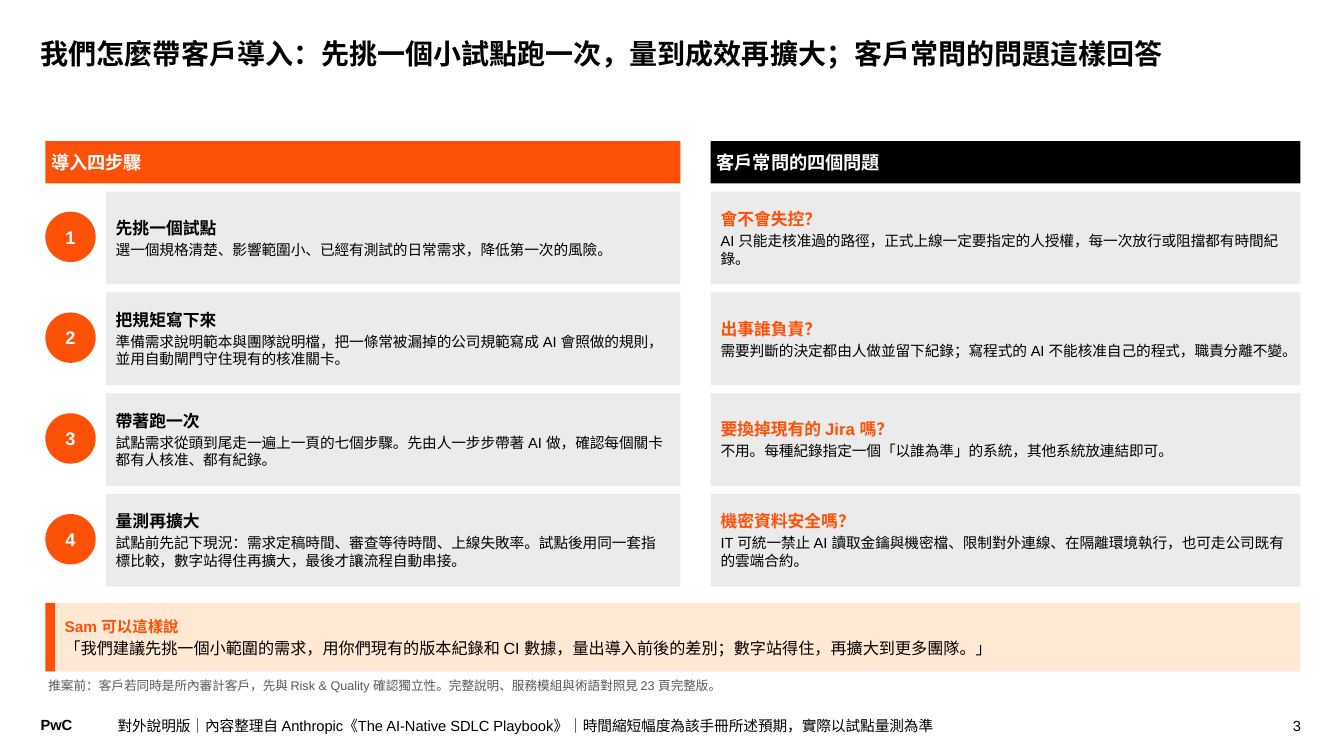
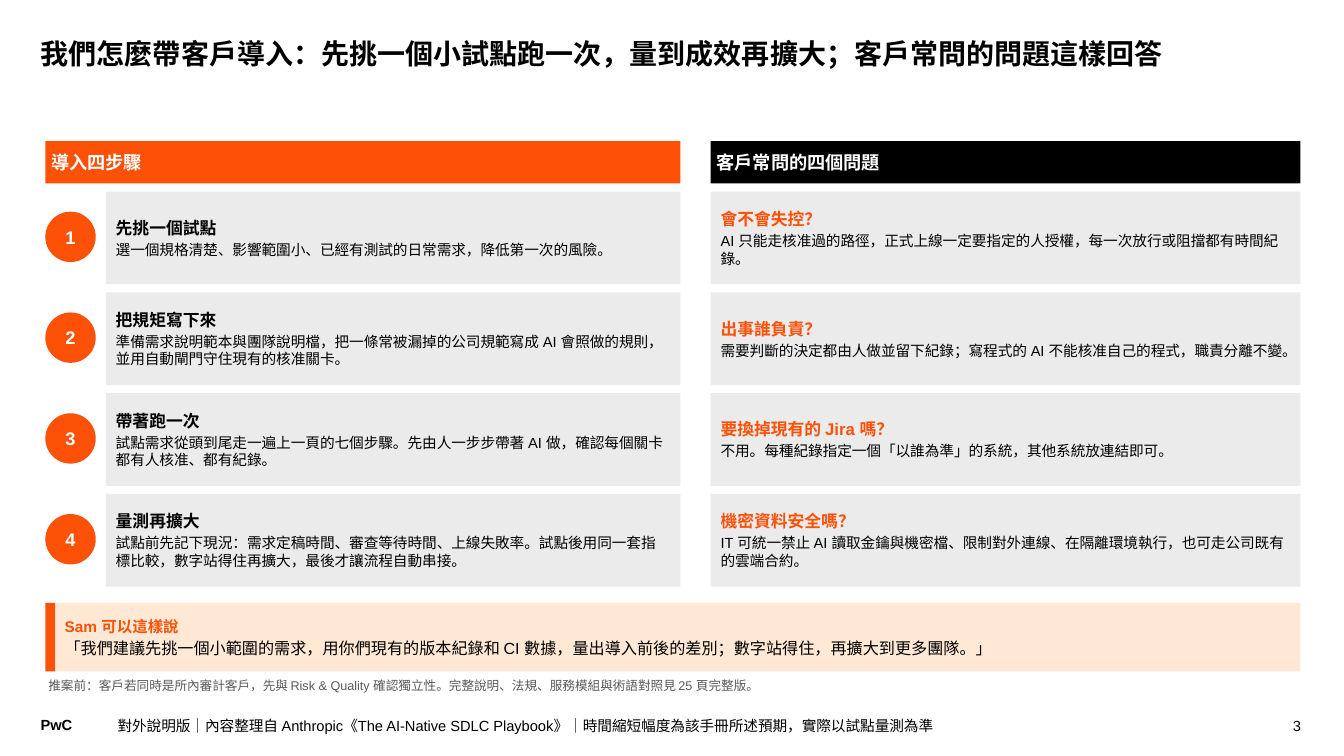
Before and after one commit to Robshao/PwC_FSC1, a slide deck: slide 3 of research/ai-native-sdlc/AI原生SDLC_給Sam三頁版.pptx. Drawn at 1344x756 pixels with LibreOffice and Linux fonts; fonts in the diff are those of the drawing. Boxes give left, top, right and bottom in pixels: in the first picture for what was removed or moved away, otherwise in the second. Text is boxed around its words. In the diff, an @@ line names an element or a change of style, - is before the commit and + after.

```diff
--- a/research/ai-native-sdlc/AI原生SDLC_給Sam三頁版.pptx
+++ b/research/ai-native-sdlc/AI原生SDLC_給Sam三頁版.pptx
@@ text at [48, 679, 759, 693]: text changed @@
-推案前：客戶若同時是所內審計客戶，先與 Risk & Quality 確認獨立性。完整說明、服務模組與術語對照見 23 頁完整版。
+推案前：客戶若同時是所內審計客戶，先與 Risk & Quality 確認獨立性。完整說明、法規、服務模組與術語對照見 25 頁完整版。
```
Also in this commit, not shown: 7 other files.
